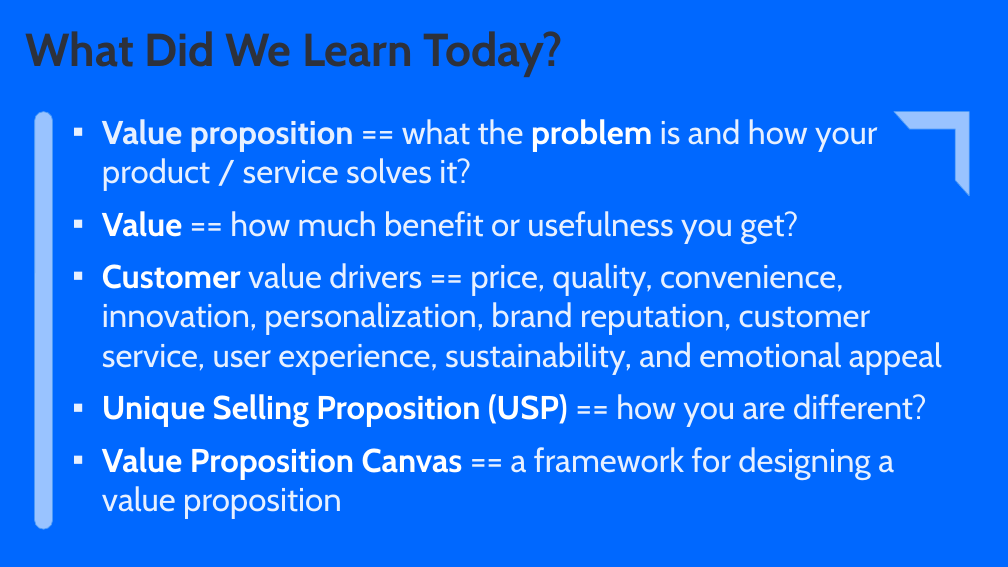
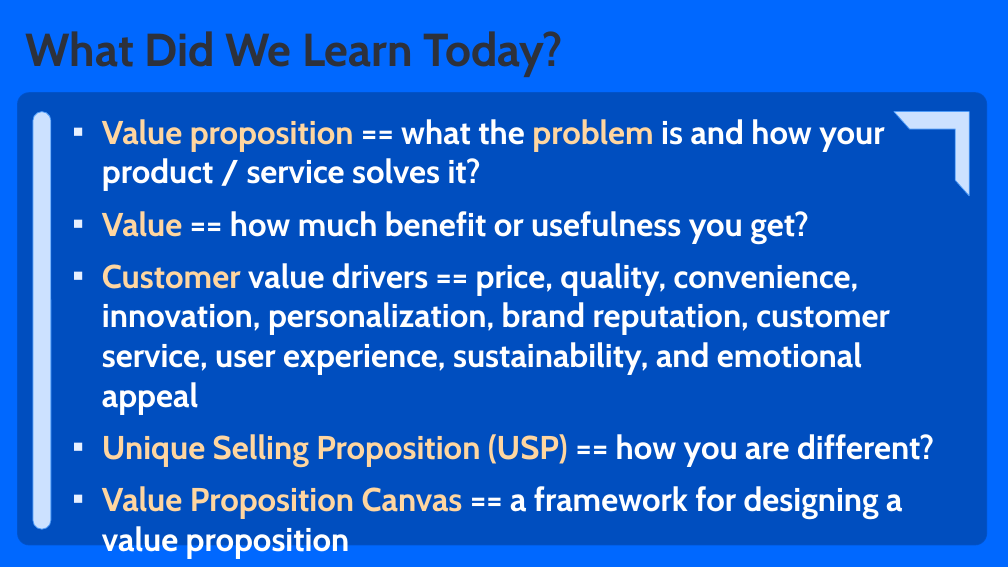
Before and after one commit to SoftUni/SoftUni-Course-Converter, a slide deck: slide 22 of Document-Templates/SoftUni-BUDITEL-PowerPoint-Template-EN-Apr-2024.pptx. Drawn at 1008x567 pixels with LibreOffice and Linux fonts; fonts in the diff are those of the drawing; background and template pictures are left out. Boxes give left, top, right and bottom in pixels: in the first picture for what was removed or moved away, otherwise in the second. Text is boxed around its words. In the diff, an @@ line names an element or a change of style, - is before the commit and + after.

```diff
--- a/Document-Templates/SoftUni-BUDITEL-PowerPoint-Template-EN-Apr-2024.pptx
+++ b/Document-Templates/SoftUni-BUDITEL-PowerPoint-Template-EN-Apr-2024.pptx
@@ rounded rectangle at <box>18,93,987,544</box>: fill #0068FF to #004EBF; outline #0068FF 0.75 pt to #004EBF 1.5 pt @@
@@ rounded rectangle at <box>33,112,51,529</box>: fill #99C3FF to #CCE1FF @@
@@ text "Value proposition == what the ..." at <box>102,119,934,552</box>: text colour #E7F0FF to #FFD6A0 in "Value proposition"; text colour #E7F0FF to #FFFFFF, bold on in "== what the is and how your ...", "== how much benefit or usefulness you ...", "value drivers == price, quality, convenience, innovation, ...", "== how you are different?" and 1 more places; text colour #FFFFFF to #FFD6A0 in "problem", "Value", "Customer", "Unique Selling Proposition (USP)" and 1 more places @@
@@ half frame at <box>894,112,969,196</box>: fill #99C3FF to #CCE1FF @@
```
Also in this commit, not shown: 14 other slides changed, 2 slides added, 1 other file.
